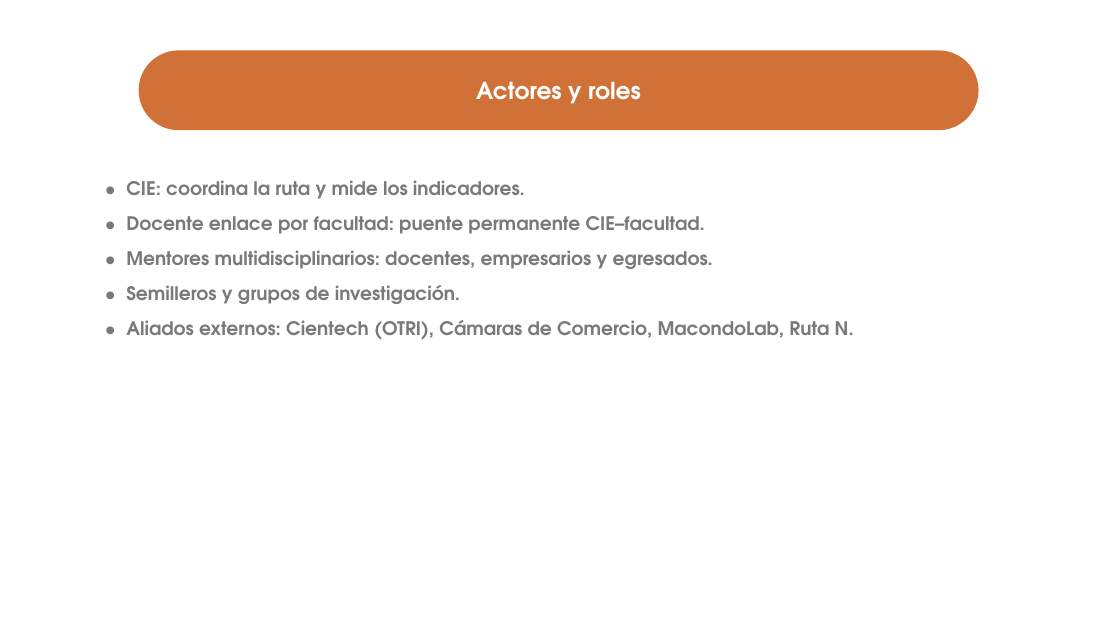
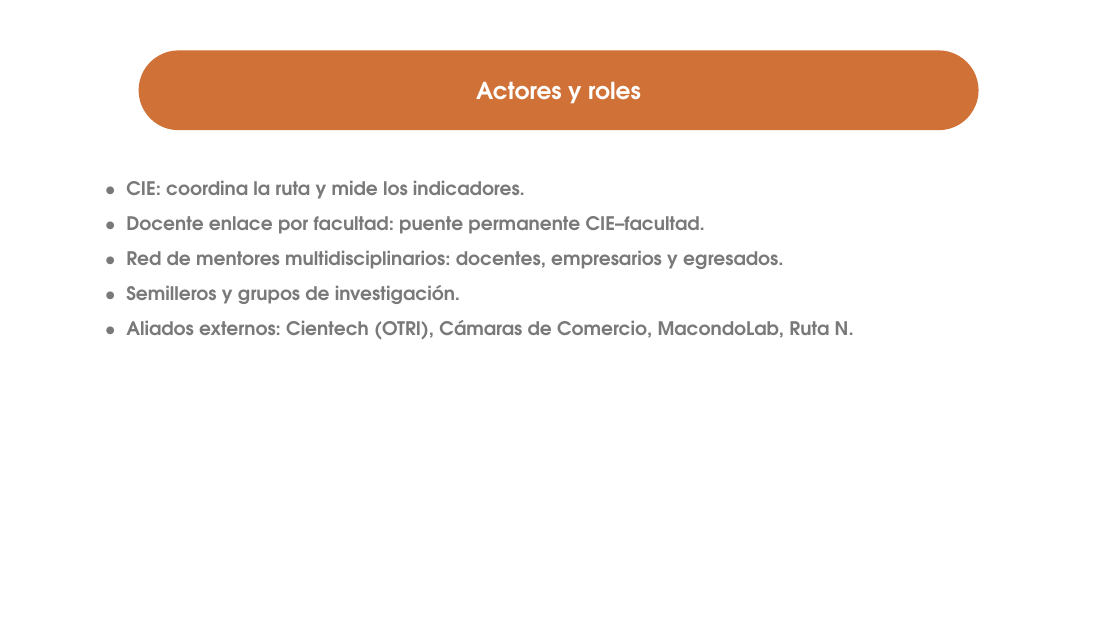
Before and after one commit to ronaldojavier100-oss/case, a slide deck: slide 7 of Ruta-Emprendimiento-CIE.pptx. Drawn at 1120x630 pixels with LibreOffice and Linux fonts; fonts in the diff are those of the drawing; background and template pictures are left out. Boxes give left, top, right and bottom in pixels: in the first picture for what was removed or moved away, otherwise in the second. Text is boxed around its words. In the diff, an @@ line names an element or a change of style, - is before the commit and + after.

Commit message:
Ruta (Word y PPT): 3 componentes transversales, red de mentores y actividades conjuntas (alineado al informe)

```diff
--- a/Ruta-Emprendimiento-CIE.pptx
+++ b/Ruta-Emprendimiento-CIE.pptx
@@ text at (126, 250, 783, 269): text changed @@
-• Mentores multidisciplinarios: docentes, empresarios y egresados.
+• Red de mentores multidisciplinarios: docentes, empresarios y egresados.
```
Also in this commit, not shown: 4 other slides changed, 1 slide added, 1 other file.
